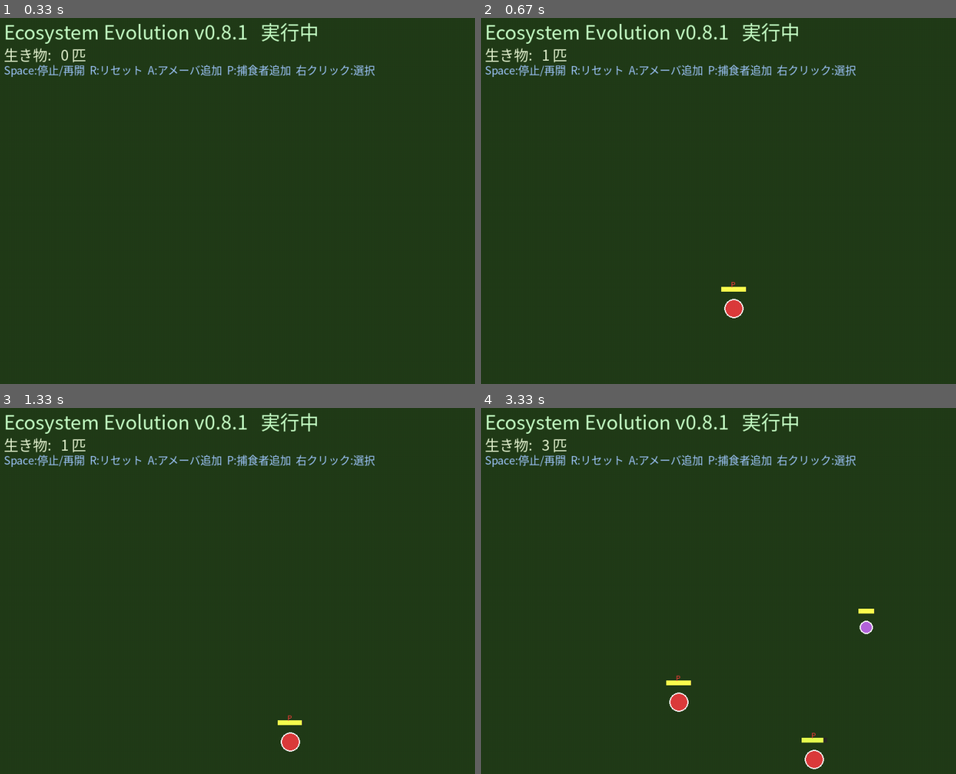
Above: before the commit, frames 1-4 (two rows, left to right).
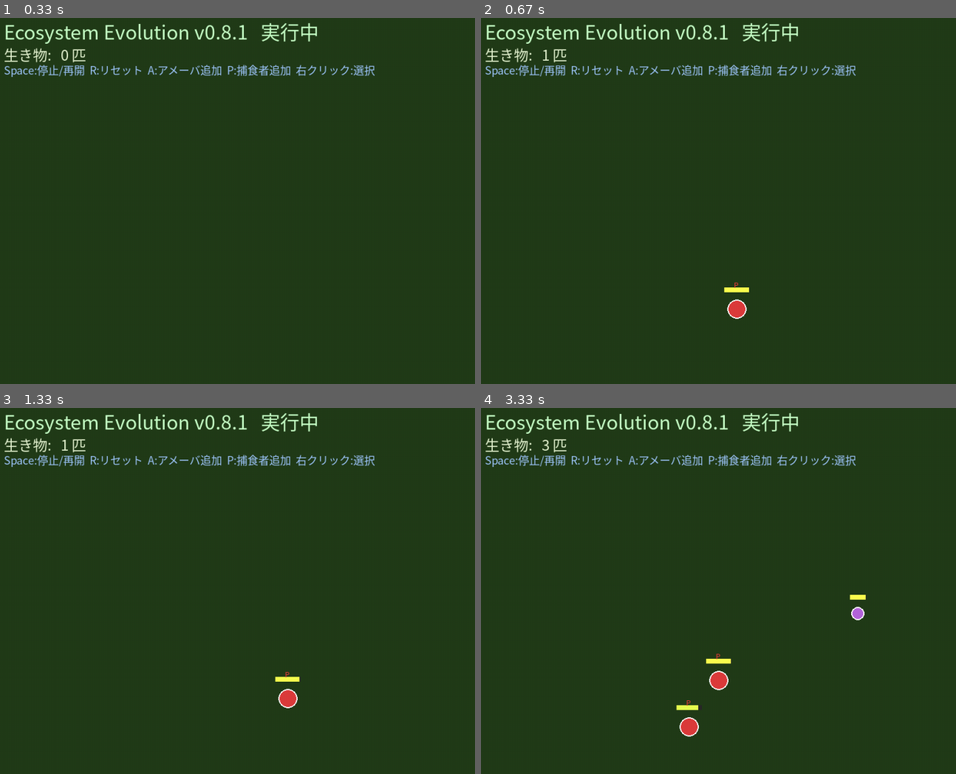
Above: after the commit, the same moments.

Repository: illuaStudio/ecosystem_evo
Game: pygame game, started from main.py
The game is run twice, just before and just after one commit, with the same random seed, the same clock (stepped at 60 frames per second) and the same inputs.
Inputs (mouse positions are in pixels of both pictures, inside the frame that each line leads up to):
- Up to frame 1 (0.33 s): no input
- Up to frame 2 (0.67 s): tap P at 0.33 s
- Up to frame 3 (1.33 s): hold D 0.67-1.13 s; hold D from 1.17 s (still down)
- Up to frame 4 (3.33 s): release D at 1.63 s; right-click (604, 558) at 1.72 s; hold A 2-2.53 s; tap P at 3 s

Frame 1 is identical in both runs. In frame 2, 0.2% of the frame differs, in the area x 50-57%, y 71-83%; in frame 3, 0.5%; in frame 4, 1.3%, in the area x 38-83%, y 51-99%.

Commit message:
アクションの静的メソッドのヘルパー関数分離

Diff:
--- a/actions.py
+++ b/actions.py
@@ -1,7 +1,16 @@
 # actions.py
-import math
-import random
 from abc import ABC, abstractmethod
+
+from creature_helpers import (
+    closeness_ratio,
+    contact_range,
+    feed_on,
+    find_nearest_of_species,
+    hunger_ratio,
+    is_trackable_target,
+    move_toward,
+    wander_step,
+)
 
 
 class Action(ABC):
@@ -18,6 +27,7 @@
     def calculate_utility(self, creature) -> float:
         return 0.5
 
+
 class WanderAction(Action):
     def __init__(self, angle_range: int = 30, speed_multiplier: float = 0.85):
         super().__init__()
@@ -25,10 +35,7 @@
         self.speed_multiplier = speed_multiplier
 
     def execute(self, creature) -> bool:
-        creature.wander_angle += random.uniform(-self.angle_range, self.angle_range)
-        move = creature.get_current_speed() * self.speed_multiplier
-        creature.pos[0] += math.cos(math.radians(creature.wander_angle)) * move
-        creature.pos[1] += math.sin(math.radians(creature.wander_angle)) * move
+        wander_step(creature, self.angle_range, self.speed_multiplier)
         return False
 
     def calculate_utility(self, creature) -> float:
@@ -37,6 +44,8 @@
 
 class ChaseAction(Action):
     """視界内の指定種族を追跡し、接触時に捕食する。"""
+
+    HUNGER_THRESHOLD = 0.2
 
     def __init__(
         self,
@@ -58,93 +67,31 @@
         if target is None:
             return False
 
-        dist_after_move = self._approach(creature, target)
-        if dist_after_move <= self._reach(creature, target):
-            self._feed(creature, target)
+        dist = move_toward(creature, target, self.speed_multiplier)
+        if dist <= contact_range(creature, target, self.contact_padding):
+            feed_on(creature, target)
             self._target = None
 
         return False
 
     def calculate_utility(self, creature) -> float:
-        prey = self._find_prey(creature)
+        prey = find_nearest_of_species(
+            creature, self.target_type, exclude=creature
+        )
         if prey is None:
             return 0.0
 
-        hunger = self._hunger_ratio(creature)
-        if hunger < 0.2:
+        hunger = hunger_ratio(creature)
+        if hunger < self.HUNGER_THRESHOLD:
             return 0.0
 
-        closeness = self._closeness_ratio(creature, prey)
+        closeness = closeness_ratio(creature, prey)
         return min(1.0, hunger * (0.35 + closeness * 0.65))
 
     def _resolve_target(self, creature):
-        if self._is_trackable(creature, self._target):
+        if is_trackable_target(creature, self._target, self.target_type):
             return self._target
-        self._target = self._find_prey(creature)
+        self._target = find_nearest_of_species(
+            creature, self.target_type, exclude=creature
+        )
         return self._target
-
-    def _is_trackable(self, creature, target) -> bool:
-        if target is None or not target.alive:
-            return False
-        if target.species.name != self.target_type:
-            return False
-        return self._distance(creature, target) <= creature.get_current_vision()
-
-    def _find_prey(self, creature):
-        if not creature.world:
-            return None
-        return creature.world.get_nearest_creature(
-            creature.pos,
-            species_name=self.target_type,
-            max_dist=creature.get_current_vision(),
-            exclude=creature,
-        )
-
-    @staticmethod
-    def _distance(creature, other) -> float:
-        return math.hypot(
-            other.pos[0] - creature.pos[0],
-            other.pos[1] - creature.pos[1],
-        )
-
-    def _approach(self, creature, target) -> float:
-        """ターゲットへ移動し、移動後の距離を返す。"""
-        dx = target.pos[0] - creature.pos[0]
-        dy = target.pos[1] - creature.pos[1]
-        dist = math.hypot(dx, dy)
-        if dist == 0:
-            return 0.0
-
-        step = creature.get_current_speed() * self.speed_multiplier
-        creature.pos[0] += (dx / dist) * step
-        creature.pos[1] += (dy / dist) * step
-        return self._distance(creature, target)
-
-    def _reach(self, creature, target) -> float:
-        return (
-            creature.traits["base_size"]
-            + target.traits.get("base_size", 9)
-            + self.contact_padding
-        )
-
-    @staticmethod
-    def _feed(creature, target) -> None:
-        stolen = min(45, target.energy * 0.8)
-        target.energy -= stolen
-        cap = creature.traits.get("max_energy", 400)
-        creature.energy = min(cap, creature.energy + stolen * 1.1)
-        if target.energy <= 0:
-            target.alive = False
-
-    @staticmethod
-    def _hunger_ratio(creature) -> float:
-        cap = creature.traits.get("max_energy", 400)
-        if cap <= 0:
-            return 1.0
-        return max(0.0, min(1.0, 1.0 - creature.energy / cap))
-
-    def _closeness_ratio(self, creature, prey) -> float:
-        vision = creature.get_current_vision()
-        if vision <= 0:
-            return 0.0
-        return max(0.0, min(1.0, 1.0 - self._distance(creature, prey) / vision))
--- /dev/null
+++ b/creature_helpers.py
@@ -0,0 +1,103 @@
+# creature_helpers.py
+"""生物まわりの共通計算（距離・空腹・移動・捕食など）。"""
+import math
+import random
+
+
+def get_max_energy(creature) -> float:
+    return creature.traits.get("max_energy", 400)
+
+
+def distance_between(a, b) -> float:
+    return math.hypot(b.pos[0] - a.pos[0], b.pos[1] - a.pos[1])
+
+
+def distance_to_point(entity, x: float, y: float) -> float:
+    return math.hypot(x - entity.pos[0], y - entity.pos[1])
+
+
+def energy_ratio(creature) -> float:
+    """現在エネルギー / 最大（0〜1）"""
+    cap = get_max_energy(creature)
+    if cap <= 0:
+        return 0.0
+    return max(0.0, min(1.0, creature.energy / cap))
+
+
+def hunger_ratio(creature) -> float:
+    """空腹度（0=満腹, 1=空腹）"""
+    cap = get_max_energy(creature)
+    if cap <= 0:
+        return 1.0
+    return max(0.0, min(1.0, 1.0 - creature.energy / cap))
+
+
+def closeness_ratio(creature, other) -> float:
+    """視界内での近さ（0=遠い, 1=至近）"""
+    vision = creature.get_current_vision()
+    if vision <= 0:
+        return 0.0
+    return max(0.0, min(1.0, 1.0 - distance_between(creature, other) / vision))
+
+
+def find_nearest_of_species(creature, species_name: str, exclude=None):
+    if not creature.world:
+        return None
+    return creature.world.get_nearest_creature(
+        creature.pos,
+        species_name=species_name,
+        max_dist=creature.get_current_vision(),
+        exclude=exclude,
+    )
+
+
+def is_alive_target(target, species_name: str) -> bool:
+    if target is None or not target.alive:
+        return False
+    return target.species.name == species_name
+
+
+def is_in_vision(creature, target) -> bool:
+    return distance_between(creature, target) <= creature.get_current_vision()
+
+
+def is_trackable_target(creature, target, species_name: str) -> bool:
+    return is_alive_target(target, species_name) and is_in_vision(creature, target)
+
+
+def contact_range(creature, other, padding: float = 8.0) -> float:
+    return (
+        creature.traits["base_size"]
+        + other.traits.get("base_size", 9)
+        + padding
+    )
+
+
+def move_toward(creature, target, speed_multiplier: float = 1.0) -> float:
+    """ターゲット方向へ移動し、移動後の距離を返す。"""
+    dx = target.pos[0] - creature.pos[0]
+    dy = target.pos[1] - creature.pos[1]
+    dist = math.hypot(dx, dy)
+    if dist == 0:
+        return 0.0
+
+    step = creature.get_current_speed() * speed_multiplier
+    creature.pos[0] += (dx / dist) * step
+    creature.pos[1] += (dy / dist) * step
+    return distance_between(creature, target)
+
+
+def feed_on(creature, prey, steal_cap: float = 45, efficiency: float = 1.1) -> None:
+    stolen = min(steal_cap, prey.energy * 0.8)
+    prey.energy -= stolen
+    cap = get_max_energy(creature)
+    creature.energy = min(cap, creature.energy + stolen * efficiency)
+    if prey.energy <= 0:
+        prey.alive = False
+
+
+def wander_step(creature, angle_range: float, speed_multiplier: float) -> None:
+    creature.wander_angle += random.uniform(-angle_range, angle_range)
+    move = creature.get_current_speed() * speed_multiplier
+    creature.pos[0] += math.cos(math.radians(creature.wander_angle)) * move
+    creature.pos[1] += math.sin(math.radians(creature.wander_angle)) * move
--- a/creature_renderer.py
+++ b/creature_renderer.py
@@ -1,5 +1,7 @@
 # creature_renderer.py
 import pygame
+
+from creature_helpers import energy_ratio
 
 
 class CreatureRenderer:
@@ -31,7 +33,7 @@
 
         # エネルギーバー
         bar_w = int(size * 3.0)
-        fill_ratio = max(0.0, min(1.0, creature.energy / creature.traits.get("max_energy", 200)))
+        fill_ratio = energy_ratio(creature)
         bar_x = sx - bar_w // 2
         bar_y = sy - size - 22
 
--- a/input_handler.py
+++ b/input_handler.py
@@ -1,6 +1,7 @@
 # input_handler.py
 import pygame
-import math
+
+from creature_helpers import distance_to_point
 
 class InputHandler:
     """入力処理をまとめたクラス"""
@@ -41,7 +42,7 @@
         self.engine.selected_creature = None
 
         for c in self.engine.world.creatures:
-            dist = math.hypot(c.pos[0] - wx, c.pos[1] - wy)
+            dist = distance_to_point(c, wx, wy)
             if dist < c.traits.get("base_size", 10) + 25:
                 self.engine.selected_creature = c
                 break
